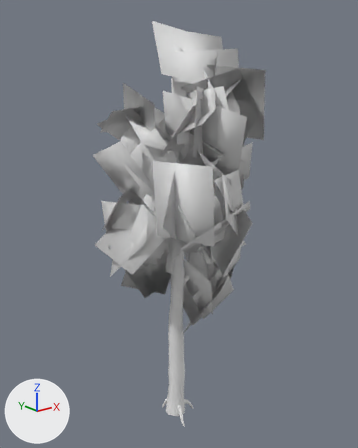
What one commit did to the glTF model models/variants/birch_v6.glb.
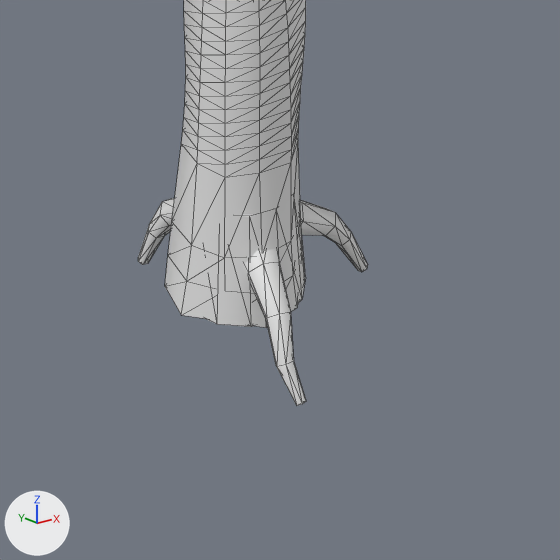
There are two pictures of each version: one whole from a 50 mm camera at (-6.32, -8.01, 7.94) aimed at (0.1, 0.02, 4.73), one close up on the part from 40% to 61% of the width and 83% to 100% of the height. Lighting does not change. The marker at lower left points along +X, +Y and +Z. The older version's two pictures come first. The close-ups show mesh edges as thin lines. Where no turn or scale is listed for an object, it has been applied to the vertices. Vertices at exactly the same position are counted once.

In view in the first close-up: 'Body_Trunk', 'Rubble_Stump'.
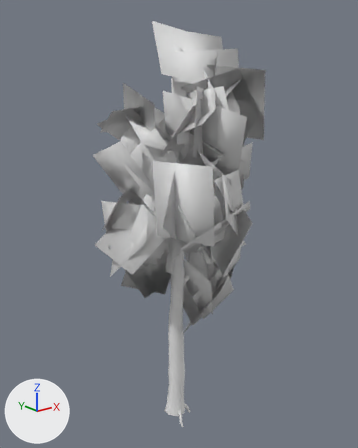
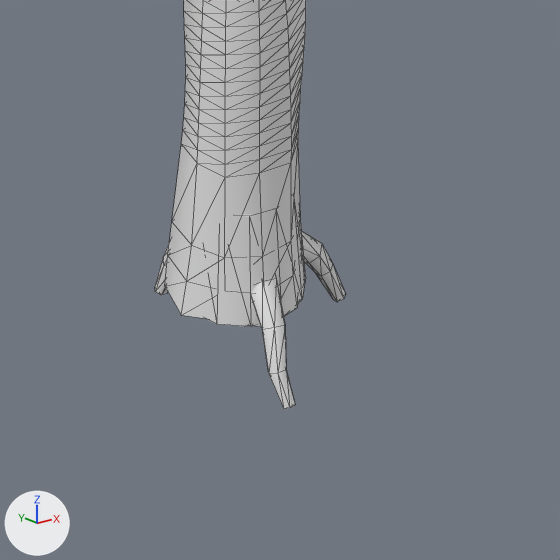
Diff of the bpy script that builds the scene:
```diff
--- a/models/variants/birch_v6.glb.py
+++ b/models/variants/birch_v6.glb.py
@@ me_body_trunk @@
 # used by ob_body_trunk; location = (0.0, 0.0, 0.0)
-me_body_trunk.from_pydata(...)  # 490 vertices, 964 faces; spans x -0.25..0.48, y -0.47..0.44, z -0.13..6.92
+me_body_trunk.from_pydata(...)  # 490 vertices, 964 faces; spans x -0.25..0.4, y -0.38..0.37, z -0.21..6.92
+# me_body_trunk part 1: the loose piece of 30 vertices spanning x -0.16..0.06, y -0.47..-0.04, z -0.13..0.32 is multiplied about its middle by the matrix ((0.877, -0.011, -0.017), (-0.028, 0.884, -0.112), (0.104, 0.2, 0.848)), then moved by (0.01, 0.04, -0.07)
+# me_body_trunk part 2: 60 of 490 vertices moved; they spanned x -0.11..0.48, y -0.09..0.44, z -0.13..0.32 and now span x -0.1..0.4, y -0.08..0.37, z -0.21..0.25; mean shift (-0.02, -0.02, -0.08); largest move (0.45, -0.08, -0.12) -> (0.36, -0.07, -0.21)
```

Where the change shows, as pixel boxes [x1, y1, x2, y2] in the close-ups (560 x 560 px; the box of a moved part takes in the faces that stretch with it):
'Body_Trunk', reshaped: before [138, 0, 368, 406]; after [155, 0, 346, 409]
part 1 of me_body_trunk, moved or reshaped: before [244, 249, 306, 406]; after [251, 277, 295, 409]
part 2 of me_body_trunk, moved or reshaped: before [138, 198, 368, 272]; after [155, 231, 346, 302]
